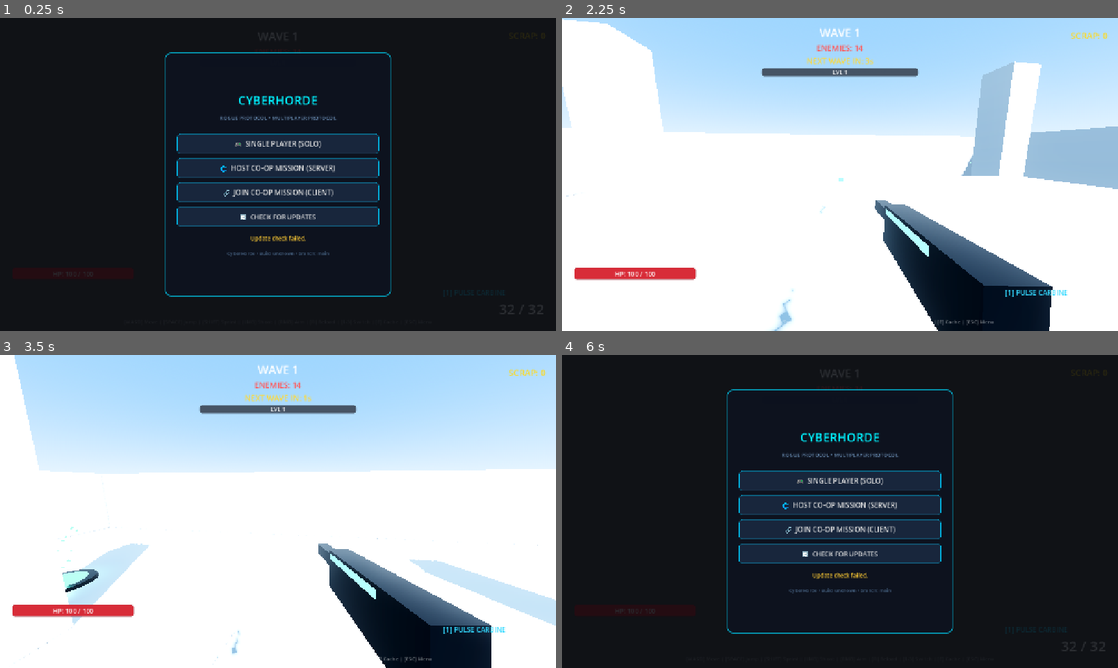
Above: before the commit, frames 1-4 (two rows, left to right).
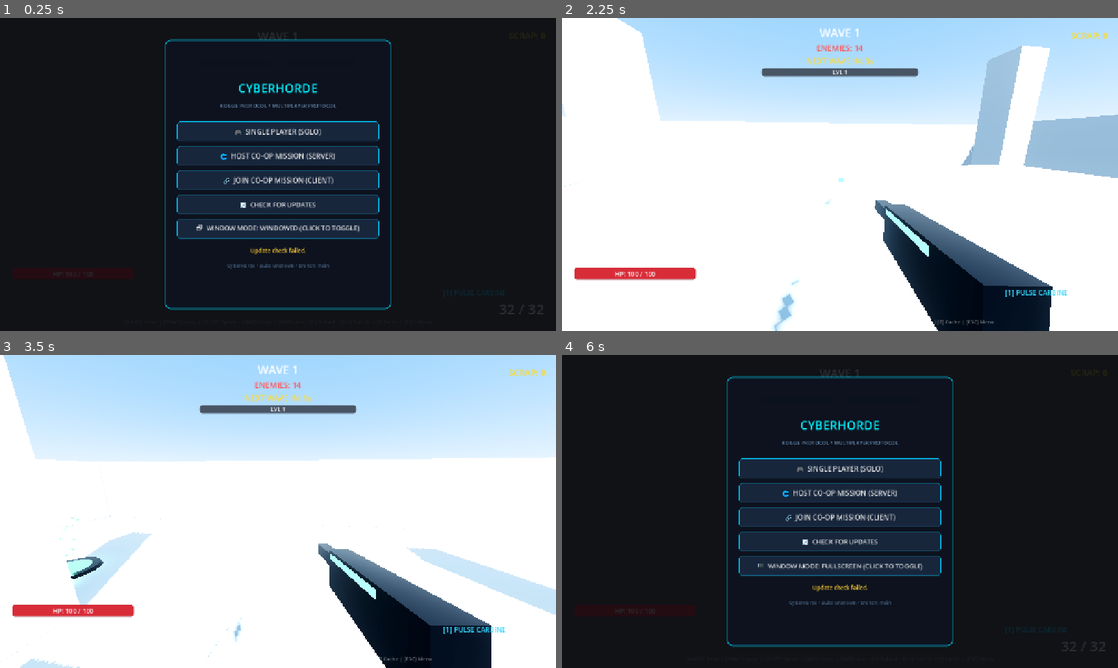
Above: after the commit, the same moments.

Repository: YuriSekaii/CyberHorde-FPS-Roguelike
Game: Godot game, scene res://scenes/main.tscn
The game is run twice, just before and just after one commit, with the same random seed, the same clock (stepped at 60 frames per second) and the same inputs.
Inputs (mouse positions are in pixels of both pictures, inside the frame that each line leads up to):
- Up to frame 1 (0.25 s): no input
- Up to frame 2 (2.25 s): click (840, 227) at 0.5 s, where only the run after the commit has a clickable "🗗 WINDOW MODE: WINDOWED (CLIC…"; click "🎮 SINGLE PLAYER (SOLO)" at 1.25 s; tap Enter at 2, 2.1 s; move the mouse to (867, 174) at 2.02 s; hold W (move_forward) from 2.03 s (still down); click (867, 174) at 2.17 s
- Up to frame 3 (3.5 s): keep holding W (move_forward); tap Space (jump) at 2.27, 3.02 s; tap M at 2.3, 2.85 s; move the mouse to (250, 511) at 2.77 s; tap F at 3.05 s
- Up to frame 4 (6 s): move the mouse to (851, 505) at 3.52 s; tap F at 3.6, 5.3 s; tap Enter at 3.8 s; move the mouse to (834, 517) at 4.27 s; right-click (834, 517) at 4.35 s; click (834, 517) at 4.42 s; tap Space (jump) at 4.52, 5.27 s; tap M at 4.55 s; move the mouse to (878, 514) at 5.02 s; hold E (interact) 5.03-5.75 s; tap Escape (pause) at 5.65 s; release W (move_forward) at 5.75 s; click "RESTART RUN" at 5.75 s

The runs differ from the first frame. In frame 1, 10% of the frame differs, in the area x 29-71%, y 6-94%; in frame 2, 5.1%; in frame 3, 7.0%; in frame 4, 10%.

Commit message:
feat(ui): add Windowed and Fullscreen display mode toggles to main lobby and pause menus

Diff:
--- a/scenes/ui/lobby_menu.tscn
+++ b/scenes/ui/lobby_menu.tscn
@@ -88,16 +88,16 @@
 color = Color(0.02, 0.03, 0.05, 0.85)
 
 [node name="Panel" type="Panel" parent="."]
-custom_minimum_size = Vector2(520, 560)
+custom_minimum_size = Vector2(520, 620)
 anchors_preset = 8
 anchor_left = 0.5
 anchor_top = 0.5
 anchor_right = 0.5
 anchor_bottom = 0.5
 offset_left = -260.0
-offset_top = -280.0
+offset_top = -310.0
 offset_right = 260.0
-offset_bottom = 280.0
+offset_bottom = 310.0
 grow_horizontal = 2
 grow_vertical = 2
 theme_override_styles/panel = SubResource("StyleBoxFlat_panel")
@@ -169,6 +169,14 @@
 theme_override_styles/hover = SubResource("StyleBoxFlat_btn_hover")
 text = "🔄  CHECK FOR UPDATES"
 
+[node name="WindowModeBtn" type="Button" parent="Panel/VBoxContainer/MainButtons"]
+custom_minimum_size = Vector2(0, 46)
+layout_mode = 2
+theme_override_font_sizes/font_size = 15
+theme_override_styles/normal = SubResource("StyleBoxFlat_btn_normal")
+theme_override_styles/hover = SubResource("StyleBoxFlat_btn_hover")
+text = "🖥️  WINDOW MODE: WINDOWED (CLICK TO TOGGLE)"
+
 [node name="HostContainer" type="VBoxContainer" parent="Panel/VBoxContainer"]
 visible = false
 layout_mode = 2
@@ -376,6 +384,7 @@
 [connection signal="pressed" from="Panel/VBoxContainer/MainButtons/HostBtn" to="." method="_on_host_menu_pressed"]
 [connection signal="pressed" from="Panel/VBoxContainer/MainButtons/JoinBtn" to="." method="_on_join_menu_pressed"]
 [connection signal="pressed" from="Panel/VBoxContainer/MainButtons/UpdateBtn" to="." method="_on_update_menu_pressed"]
+[connection signal="pressed" from="Panel/VBoxContainer/MainButtons/WindowModeBtn" to="." method="_on_window_mode_pressed"]
 [connection signal="pressed" from="Panel/VBoxContainer/HostContainer/StartSquadBtn" to="." method="_on_start_squad_pressed"]
 [connection signal="pressed" from="Panel/VBoxContainer/HostContainer/HostBackBtn" to="." method="_on_back_pressed"]
 [connection signal="pressed" from="Panel/VBoxContainer/JoinContainer/ConnectBtn" to="." method="_on_connect_pressed"]
--- a/scenes/ui/pause_menu.tscn
+++ b/scenes/ui/pause_menu.tscn
@@ -29,16 +29,16 @@
 color = Color(0, 0, 0, 0.6)
 
 [node name="Panel" type="Panel" parent="."]
-custom_minimum_size = Vector2(440, 480)
+custom_minimum_size = Vector2(440, 520)
 anchors_preset = 8
 anchor_left = 0.5
 anchor_top = 0.5
 anchor_right = 0.5
 anchor_bottom = 0.5
 offset_left = -220.0
-offset_top = -240.0
+offset_top = -260.0
 offset_right = 220.0
-offset_bottom = 240.0
+offset_bottom = 260.0
 grow_horizontal = 2
 grow_vertical = 2
 theme_override_styles/panel = SubResource("StyleBoxFlat_panel")
@@ -154,6 +154,21 @@
 text = "2.2"
 horizontal_alignment = 2
 
+[node name="DisplayContainer" type="HBoxContainer" parent="Panel/VBoxContainer"]
+layout_mode = 2
+alignment = 1
+
+[node name="Label" type="Label" parent="Panel/VBoxContainer/DisplayContainer"]
+custom_minimum_size = Vector2(115, 0)
+layout_mode = 2
+text = "Window Mode:"
+
+[node name="WindowModeBtn" type="Button" parent="Panel/VBoxContainer/DisplayContainer"]
+custom_minimum_size = Vector2(195, 34)
+layout_mode = 2
+theme_override_font_sizes/font_size = 13
+text = "🗗 WINDOWED"
+
 [node name="HSeparator3" type="HSeparator" parent="Panel/VBoxContainer"]
 layout_mode = 2
 
@@ -165,4 +180,5 @@
 
 [connection signal="pressed" from="Panel/VBoxContainer/ResumeBtn" to="." method="_on_resume_pressed"]
 [connection signal="pressed" from="Panel/VBoxContainer/RestartBtn" to="." method="_on_restart_pressed"]
+[connection signal="pressed" from="Panel/VBoxContainer/DisplayContainer/WindowModeBtn" to="." method="_on_window_mode_pressed"]
 [connection signal="pressed" from="Panel/VBoxContainer/QuitBtn" to="." method="_on_quit_pressed"]
--- a/scripts/autoload/game_manager.gd
+++ b/scripts/autoload/game_manager.gd
@@ -18,6 +18,9 @@
 signal hitmarker_triggered(is_crit: bool)
 signal enemy_killed(enemy_type: String)
 signal upgrade_requested()
+signal window_mode_changed(is_fullscreen: bool)
+
+const SETTINGS_PATH: String = "user://settings.cfg"
 
 enum GameState { PLAYING, PAUSED, UPGRADING, GAME_OVER }
 var state: GameState = GameState.PLAYING
@@ -261,6 +264,7 @@
 	process_mode = Node.PROCESS_MODE_ALWAYS
 	_setup_inputs()
 	wave_cleared.connect(_on_wave_cleared)
+	load_display_settings()
 
 func _on_wave_cleared(_wave_num: int) -> void:
 	if second_wind_unlocked and not second_wind_available:
@@ -270,6 +274,15 @@
 			second_wind_cooldown_waves = 0
 			SoundManager.play("level_up", 0.2, 1.8)
 			second_wind_recharged.emit()
+
+func _unhandled_input(event: InputEvent) -> void:
+	if event.is_action_pressed("toggle_fullscreen"):
+		toggle_fullscreen()
+		get_viewport().set_input_as_handled()
+	elif event is InputEventKey and event.pressed and not event.echo:
+		if (event.keycode == KEY_ENTER or event.physical_keycode == KEY_ENTER) and event.alt_pressed:
+			toggle_fullscreen()
+			get_viewport().set_input_as_handled()
 
 func _process(delta: float) -> void:
 	if state == GameState.PLAYING:
@@ -299,6 +312,45 @@
 	_bind_key("weapon_2", KEY_2)
 	_bind_key("weapon_3", KEY_3)
 	_bind_key("pause", KEY_ESCAPE)
+	_bind_key("toggle_fullscreen", KEY_F11)
+
+var _is_fullscreen: bool = false
+
+func is_fullscreen() -> bool:
+	if DisplayServer.get_name() == "headless":
+		return _is_fullscreen
+	var mode = DisplayServer.window_get_mode()
+	return mode == DisplayServer.WINDOW_MODE_FULLSCREEN or mode == DisplayServer.WINDOW_MODE_EXCLUSIVE_FULLSCREEN
+
+func set_fullscreen(enable: bool) -> void:
+	_is_fullscreen = enable
+	if enable:
+		DisplayServer.window_set_mode(DisplayServer.WINDOW_MODE_FULLSCREEN)
+	else:
+		DisplayServer.window_set_mode(DisplayServer.WINDOW_MODE_WINDOWED)
+	save_display_settings()
+	window_mode_changed.emit(enable)
+
+func toggle_fullscreen() -> bool:
+	var target = not is_fullscreen()
+	set_fullscreen(target)
+	return target
+
+func save_display_settings() -> void:
+	var config = ConfigFile.new()
+	var _err = config.load(SETTINGS_PATH)
+	config.set_value("display", "fullscreen", is_fullscreen())
+	config.save(SETTINGS_PATH)
+
+func load_display_settings() -> void:
+	for arg in OS.get_cmdline_args():
+		if "resolution" in arg or "position" in arg:
+			return
+	var config = ConfigFile.new()
+	if config.load(SETTINGS_PATH) == OK:
+		var fs = config.get_value("display", "fullscreen", false)
+		if fs:
+			call_deferred("set_fullscreen", true)
 
 func _bind_key(action: String, keycode: Key) -> void:
 	if not InputMap.has_action(action):
--- a/scripts/ui/lobby_menu.gd
+++ b/scripts/ui/lobby_menu.gd
@@ -18,6 +18,7 @@
 @onready var connect_btn: Button = $Panel/VBoxContainer/JoinContainer/ConnectBtn
 
 @onready var update_btn: Button = $Panel/VBoxContainer/MainButtons/UpdateBtn
+@onready var window_mode_btn: Button = $Panel/VBoxContainer/MainButtons/WindowModeBtn
 @onready var version_info_label: Label = $Panel/VBoxContainer/UpdateContainer/VersionInfoLabel
 @onready var update_status_label: Label = $Panel/VBoxContainer/UpdateContainer/UpdateStatusLabel
 @onready var changelog_box: PanelContainer = $Panel/VBoxContainer/UpdateContainer/ChangelogBox
@@ -41,10 +42,21 @@
 	UpdateManager.check_completed.connect(_on_update_check_completed)
 	UpdateManager.update_completed.connect(_on_update_completed)
 
+	GameManager.window_mode_changed.connect(_on_window_mode_changed)
+	_update_window_mode_btn()
+
 	_update_footer_version()
 
 	# Run a quiet background update check at game launch
 	UpdateManager.check_for_updates()
+
+func _unhandled_input(event: InputEvent) -> void:
+	if visible and event is InputEventKey and event.pressed and not event.echo:
+		var focus_owner = get_viewport().gui_get_focus_owner()
+		if not (focus_owner is LineEdit or focus_owner is TextEdit):
+			if event.keycode == KEY_M or event.physical_keycode == KEY_M:
+				_on_window_mode_pressed()
+				get_viewport().set_input_as_handled()
 
 func _update_footer_version() -> void:
 	if version_footer:
@@ -210,3 +222,17 @@
 	if NetworkManager.is_server:
 		start_squad_btn.disabled = false
 		start_squad_btn.text = "LAUNCH SQUAD MISSION (%d PLAYERS)" % peers.size()
+
+func _update_window_mode_btn() -> void:
+	if window_mode_btn:
+		if GameManager.is_fullscreen():
+			window_mode_btn.text = "🖥️  WINDOW MODE: FULLSCREEN (CLICK TO TOGGLE)"
+		else:
+			window_mode_btn.text = "🗗  WINDOW MODE: WINDOWED (CLICK TO TOGGLE)"
+
+func _on_window_mode_pressed() -> void:
+	SoundManager.play("upgrade_select", 0.05, 0.0)
+	GameManager.toggle_fullscreen()
+
+func _on_window_mode_changed(_is_fullscreen: bool) -> void:
+	_update_window_mode_btn()
--- a/scripts/ui/pause_menu.gd
+++ b/scripts/ui/pause_menu.gd
@@ -6,6 +6,7 @@
 @onready var sfx_val_label: Label = $Panel/VBoxContainer/SfxVolContainer/SfxValLabel
 @onready var sensitivity_slider: HSlider = $Panel/VBoxContainer/SensContainer/HSlider
 @onready var sens_label: Label = $Panel/VBoxContainer/SensContainer/SensValueLabel
+@onready var window_mode_btn: Button = $Panel/VBoxContainer/DisplayContainer/WindowModeBtn
 
 func _ready() -> void:
 	process_mode = Node.PROCESS_MODE_ALWAYS
@@ -26,15 +27,23 @@
 		sens_label.text = "%.1f" % sensitivity_slider.value
 		sensitivity_slider.value_changed.connect(_on_sensitivity_changed)
 
+	_update_window_mode_ui()
+	GameManager.window_mode_changed.connect(_on_window_mode_changed)
+
 func _unhandled_input(event: InputEvent) -> void:
 	if event.is_action_pressed("pause"):
 		if GameManager.state == GameManager.GameState.PLAYING:
 			open_pause()
 		elif GameManager.state == GameManager.GameState.PAUSED:
 			resume()
+	elif visible and event is InputEventKey and event.pressed and not event.echo:
+		if event.keycode == KEY_M or event.physical_keycode == KEY_M:
+			_on_window_mode_pressed()
+			get_viewport().set_input_as_handled()
 
 func open_pause() -> void:
 	visible = true
+	_update_window_mode_ui()
 	GameManager.state = GameManager.GameState.PAUSED
 	if not NetworkManager.is_multiplayer:
 		get_tree().paused = true
@@ -77,3 +86,17 @@
 
 func _on_quit_pressed() -> void:
 	quit_game()
+
+func _update_window_mode_ui() -> void:
+	if window_mode_btn:
+		if GameManager.is_fullscreen():
+			window_mode_btn.text = "🔲 FULLSCREEN"
+		else:
+			window_mode_btn.text = "🗗 WINDOWED"
+
+func _on_window_mode_pressed() -> void:
+	SoundManager.play("upgrade_select", 0.05, 0.0)
+	GameManager.toggle_fullscreen()
+
+func _on_window_mode_changed(_is_fullscreen: bool) -> void:
+	_update_window_mode_ui()
Not shown, changed: README.md
